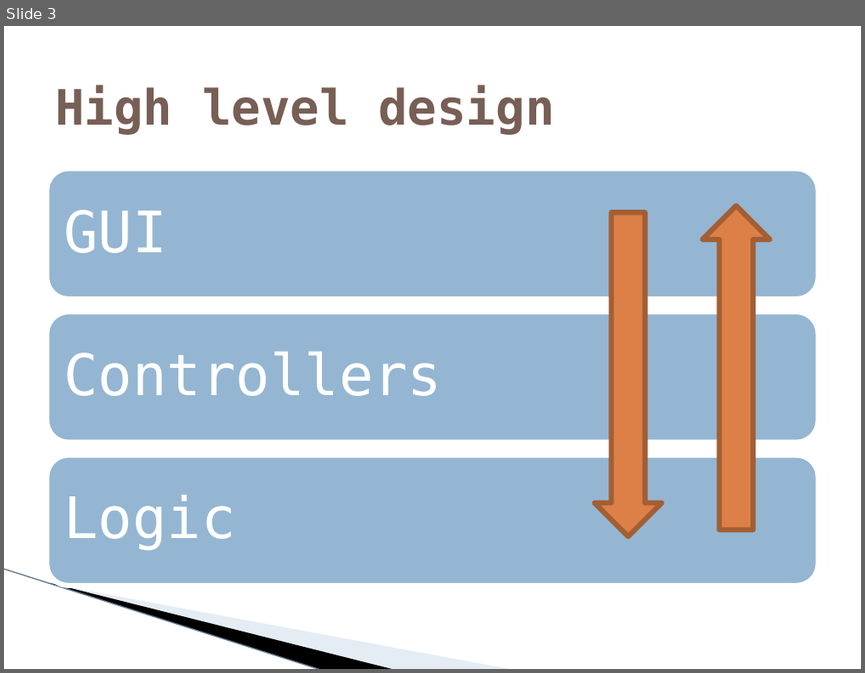
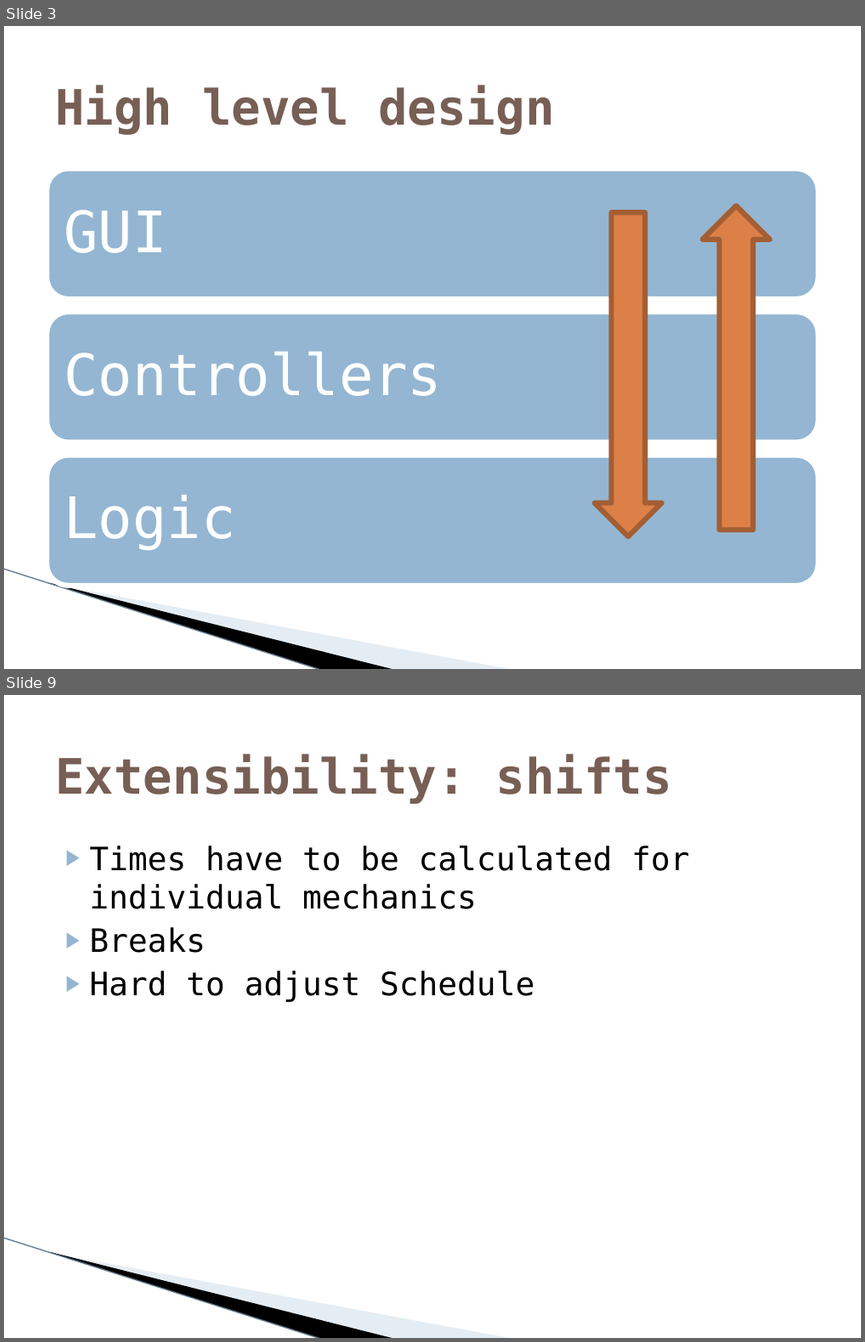
Before and after one commit to MichielAriens/assemassist12, a slide deck: Software Design.pptx. Shown one above the other, each under a label of ours: slide 3 before the commit, slides 3 and 9 after it; the slides between them are not shown. The pictures are 865x673 and 865x1342 pixels, drawn with LibreOffice and Linux fonts; fonts in the diff are those of the drawing; background and template pictures are left out. Boxes give left, top, right and bottom in pixels: in the first picture for what was removed or moved away, otherwise in the second. Text is boxed around its words. In the diff, an @@ line names an element or a change of style, - is before the commit and + after.

```diff
--- a/Software Design.pptx
+++ b/Software Design.pptx
@@ slide 9 added at bbox=[4, 695, 861, 1338], background #FFFFFF; not listed: 3 template elements that a slide beside it also shows @@
@@ title added at bbox=[55, 754, 672, 804], 41 pt, text #775F55, bold @@
+Extensibility: shifts
@@ text added at bbox=[90, 845, 689, 1002], 27 pt, text #000000 @@
+▶ Times have to be calculated for individual mechanics
+▶ Breaks
+▶ Hard to adjust Schedule
```
Also in this commit, not shown: 7 other slides added, 1 slide removed.
